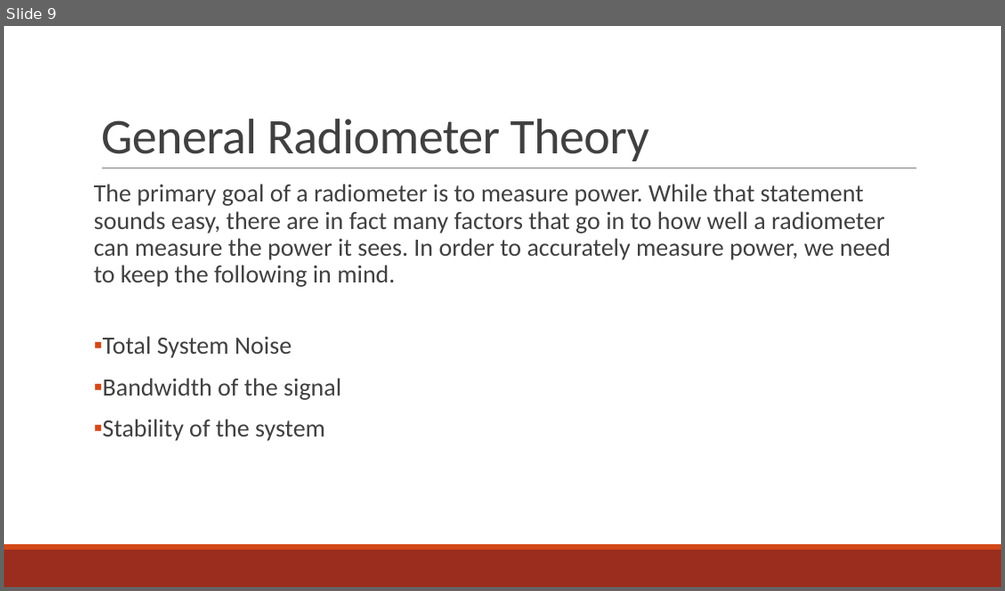
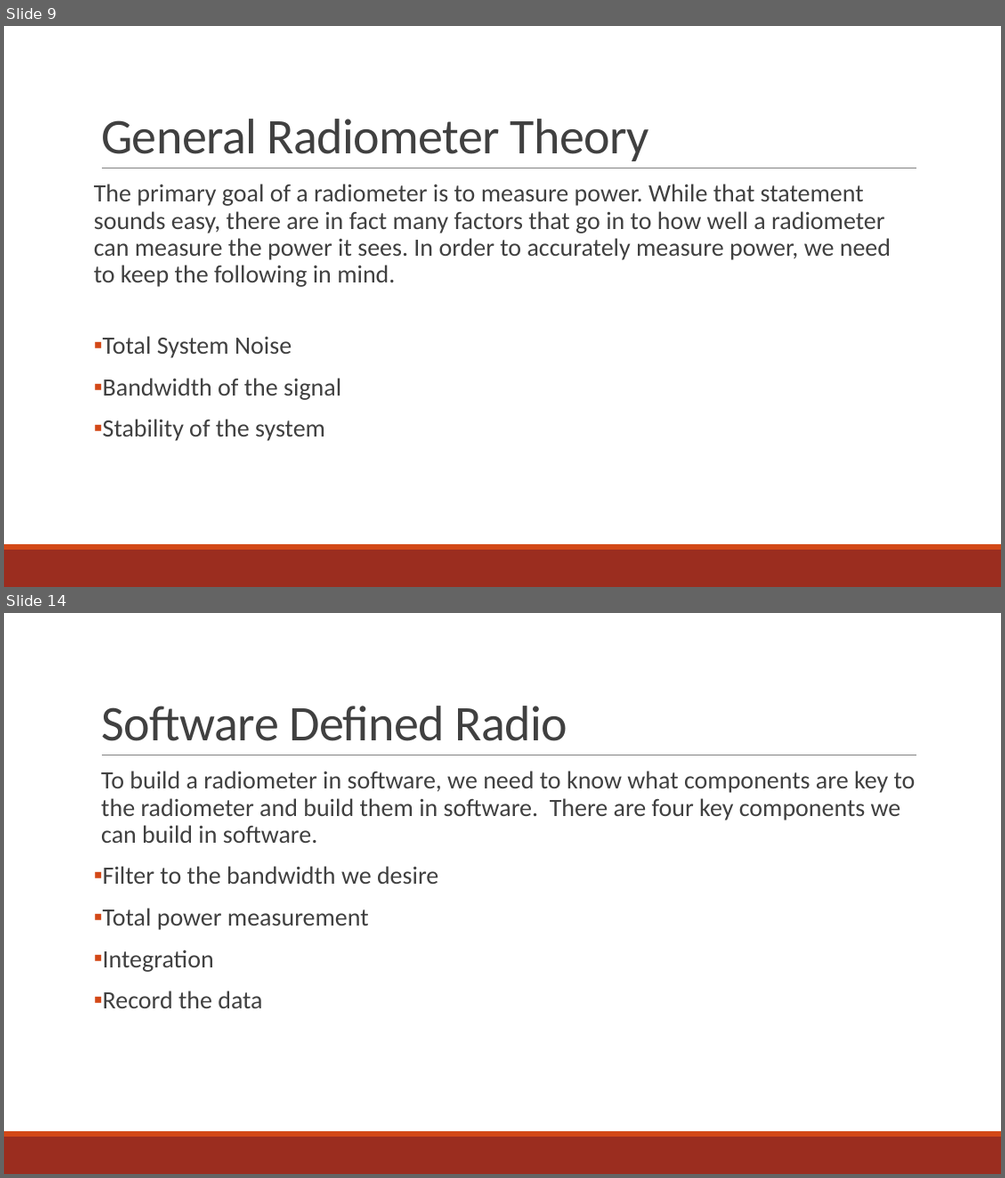
Before and after one commit to matgyver/Radiometer-SDR-Thesis, a slide deck: Presentation/Final Oral Presentation.pptx. Shown one above the other, each under a label of ours: slide 9 before the commit, slides 9 and 14 after it; the slides between them are not shown. The pictures are 1005x591 and 1005x1178 pixels, drawn with LibreOffice and Linux fonts; fonts in the diff are those of the drawing. Boxes give left, top, right and bottom in pixels: in the first picture for what was removed or moved away, otherwise in the second. Text is boxed around its words. In the diff, an @@ line names an element or a change of style, - is before the commit and + after.

```diff
--- a/Presentation/Final Oral Presentation.pptx
+++ b/Presentation/Final Oral Presentation.pptx
@@ slide 14 added at box(4, 613, 1001, 1174), background #FFFFFF; not listed: 3 template elements that a slide beside it also shows @@
@@ title added at box(101, 706, 568, 741), 48 pt, text #404040 @@
+Software Defined Radio
@@ text added at box(101, 771, 915, 1008), 24 pt, text #404040 @@
+  To build a radiometer in software, we need to know what components are key to the radiometer and build them in software. There are four key components we can build in software.
+▪ Filter to the bandwidth we desire
+▪ Total power measurement
+▪ Integration
+▪ Record the data
```
Also in this commit, not shown: 1 slide changed, 9 other slides added, 1 other file.
